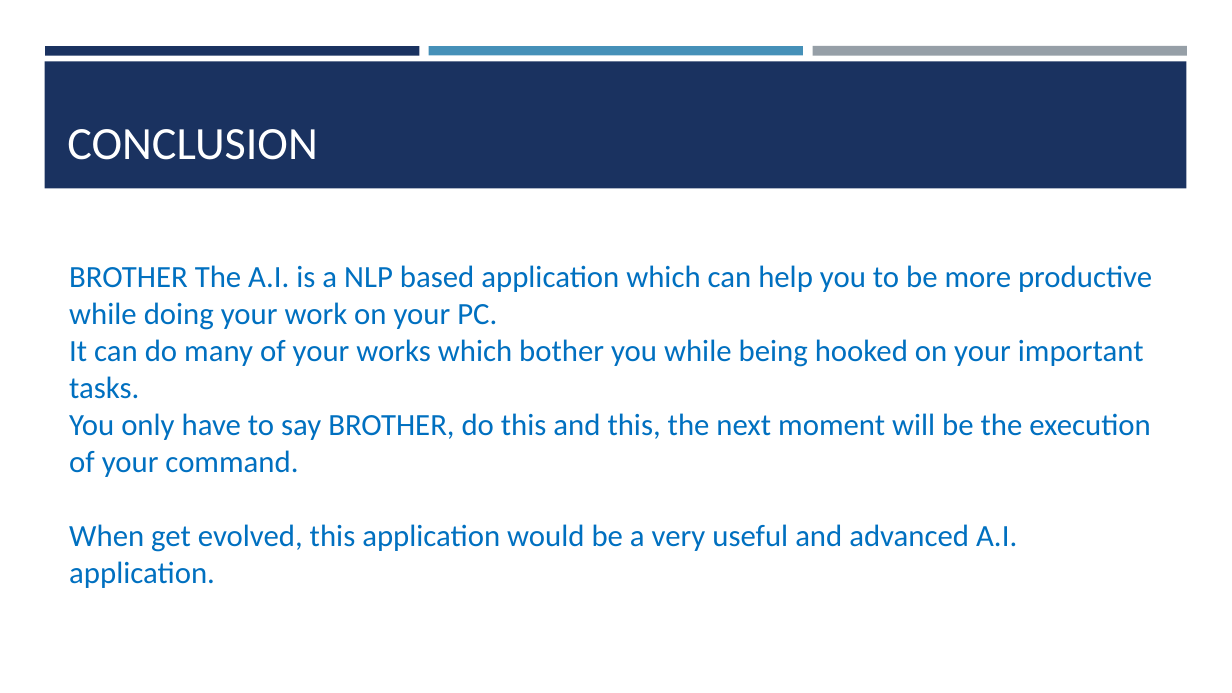
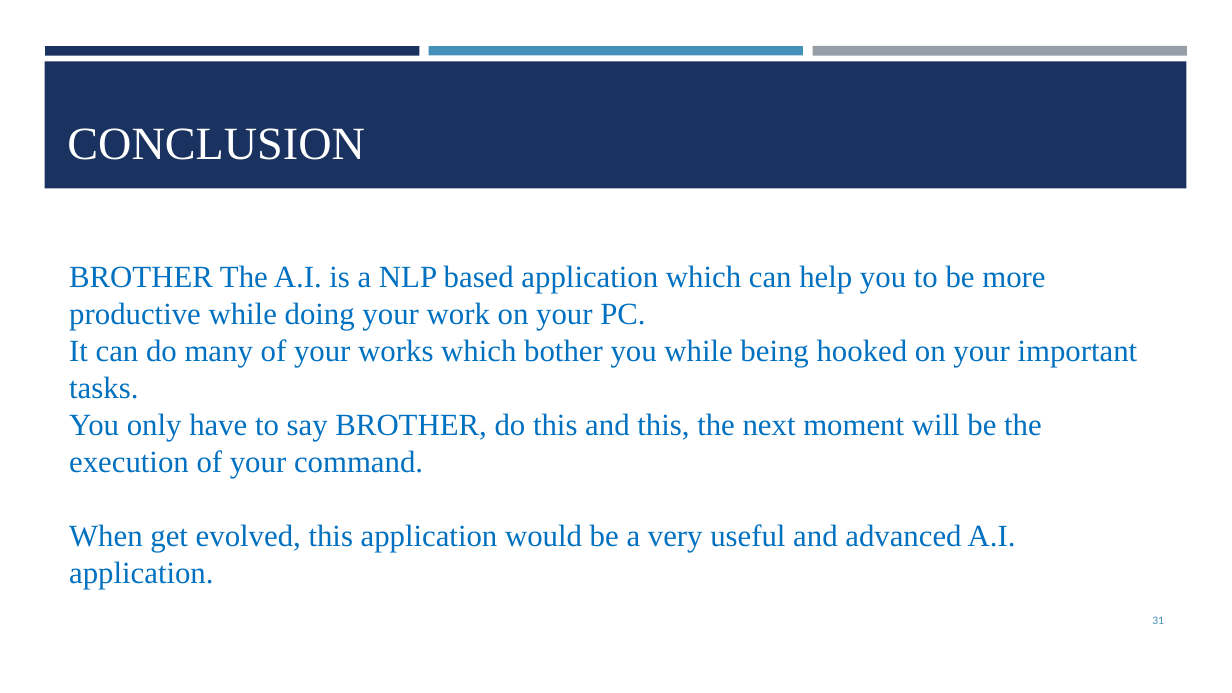
Before and after one commit to GopalSharma16/zonal_project, a slide deck: slide 31 of BROTHER.pptx (slide 24 before the commit). Drawn at 1232x693 pixels with LibreOffice and Linux fonts; fonts in the diff are those of the drawing. Boxes give left, top, right and bottom in pixels: in the first picture for what was removed or moved away, otherwise in the second. Text is boxed around its words. In the diff, an @@ line names an element or a change of style, - is before the commit and + after.

```diff
--- a/BROTHER.pptx
+++ b/BROTHER.pptx
@@ title "CONCLUSION" at [67, 128, 365, 160]: font Calibri to Times New Roman @@
@@ text "BROTHER The A.I. is a ..." at [69, 265, 1138, 589]: font Calibri to Times New Roman @@
@@ page number added at [1152, 616, 1164, 624], 9 pt, text #4590B8 @@
+31
```
Also in this commit, not shown: 24 other slides changed, 7 slides added, 2 other files.
